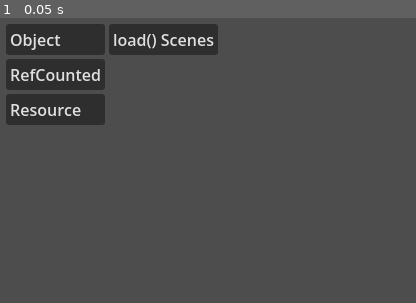
Above: before the commit, frame 1.
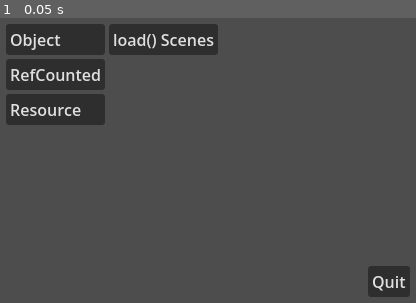
Above: after the commit, the same moment.

Repository: Toxe/godot-memory-usage
Game: Godot game, scene res://scenes/main.tscn
Two runs of this game, one before a commit and one after it. Both use one fixed random seed, a clock stepped at 60 frames per second and the inputs below.
Inputs:
- Up to frame 1 (0.05 s): no input

The runs differ from the first frame. In frame 1, 1.1% of the frame differs, in the area x 88-99%, y 87-98%.

Commit message:
Add quit button

Diff:
--- a/godot_project/scenes/main.gd
+++ b/godot_project/scenes/main.gd
@@ -89,3 +89,7 @@
 
 func _on_measure_resources_button_pressed() -> void:
     await _measure_type(Resource)
+
+
+func _on_quit_button_pressed() -> void:
+    get_tree().quit()
--- a/godot_project/scenes/main.tscn
+++ b/godot_project/scenes/main.tscn
@@ -55,7 +55,23 @@
 layout_mode = 2
 text = "load() Scenes"
 
+[node name="QuitButton" type="Button" parent="." unique_id=2058325679]
+layout_mode = 1
+anchors_preset = 3
+anchor_left = 1.0
+anchor_top = 1.0
+anchor_right = 1.0
+anchor_bottom = 1.0
+offset_left = -64.0
+offset_top = -48.0
+offset_right = -22.0
+offset_bottom = -17.0
+grow_horizontal = 0
+grow_vertical = 0
+text = "Quit"
+
 [connection signal="pressed" from="HBoxContainer/VBoxContainer/MeasureObjectsButton" to="." method="_on_measure_objects_button_pressed"]
 [connection signal="pressed" from="HBoxContainer/VBoxContainer/MeasureRefCountedButton" to="." method="_on_measure_ref_counted_button_pressed"]
 [connection signal="pressed" from="HBoxContainer/VBoxContainer/MeasureResourcesButton" to="." method="_on_measure_resources_button_pressed"]
 [connection signal="pressed" from="HBoxContainer/VBoxContainer2/MeasureLoadScenesButton" to="." method="_on_measure_load_scenes_button_pressed"]
+[connection signal="pressed" from="QuitButton" to="." method="_on_quit_button_pressed"]
